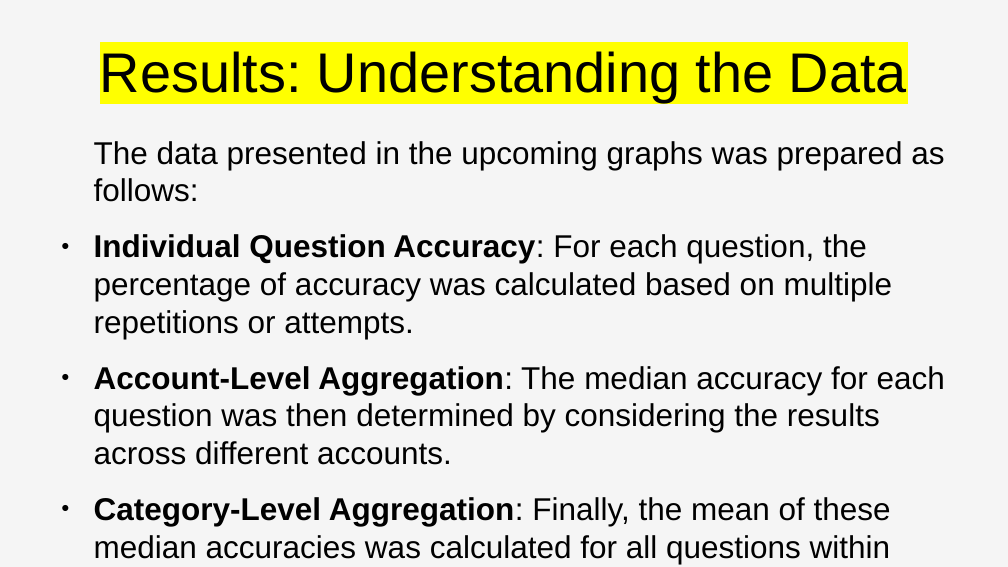
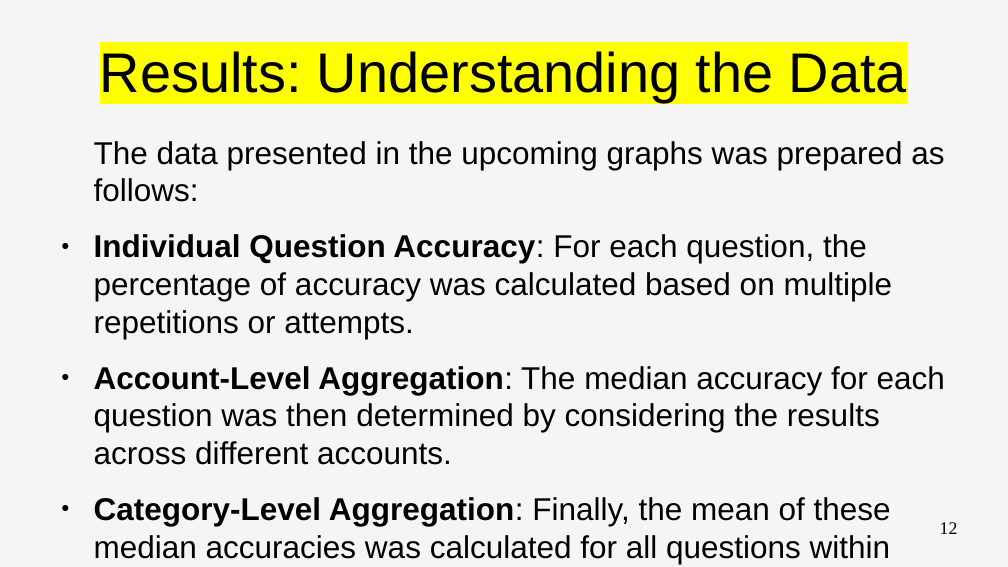
Before and after one commit to PieBerto/Stress-testing-chatbots, a slide deck: slide 12 of Slideshow/final_presentation_v.2.odp (slide 11 before the commit). Drawn at 1008x567 pixels with LibreOffice and Linux fonts; fonts in the diff are those of the drawing. Boxes give left, top, right and bottom in pixels: in the first picture for what was removed or moved away, otherwise in the second. Text is boxed around its words. In the diff, an @@ line names an element or a change of style, - is before the commit and + after.

```diff
--- a/Slideshow/final_presentation_v.2.odp
+++ b/Slideshow/final_presentation_v.2.odp
@@ page number added at box(940, 522, 958, 534), 14 pt, text #000000 @@
+12
```
Also in this commit, not shown: 13 other slides changed, 3 slides added.
